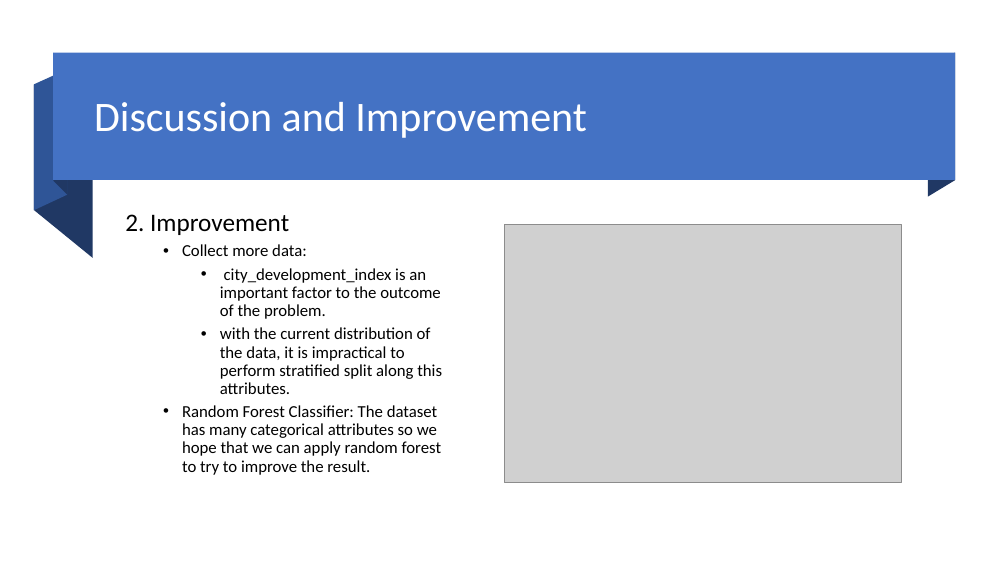
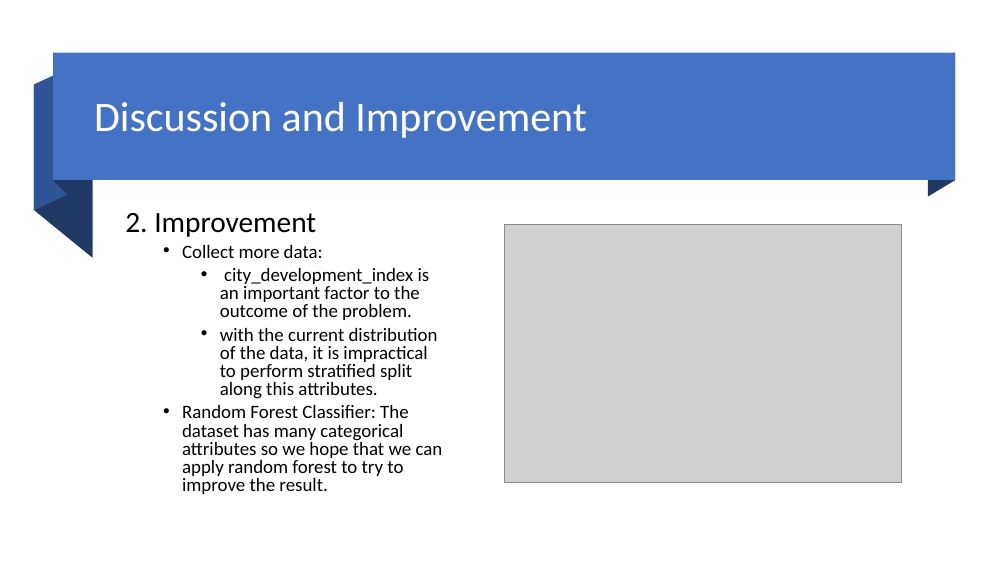
Before and after one commit to scinerd68/JobChangePrediction, a slide deck: slide 16 of Team3 ML Slides.pptx (slide 18 before the commit). Drawn at 1008x567 pixels with LibreOffice and Linux fonts; fonts in the diff are those of the drawing; grey boxes stand for pictures. Boxes give left, top, right and bottom in pixels: in the first picture for what was removed or moved away, otherwise in the second. Text is boxed around its words. In the diff, an @@ line names an element or a change of style, - is before the commit and + after.

```diff
--- a/Team3 ML Slides.pptx
+++ b/Team3 ML Slides.pptx
@@ text "2. Improvement" at (125,213,443,494): size 24 to 28 pt in "2. Improvement"; size 16 to 18 pt; line spacing 0.9 to 0.8 @@
```
Also in this commit, not shown: 5 other slides changed, 1 slide added, 3 slides removed.
